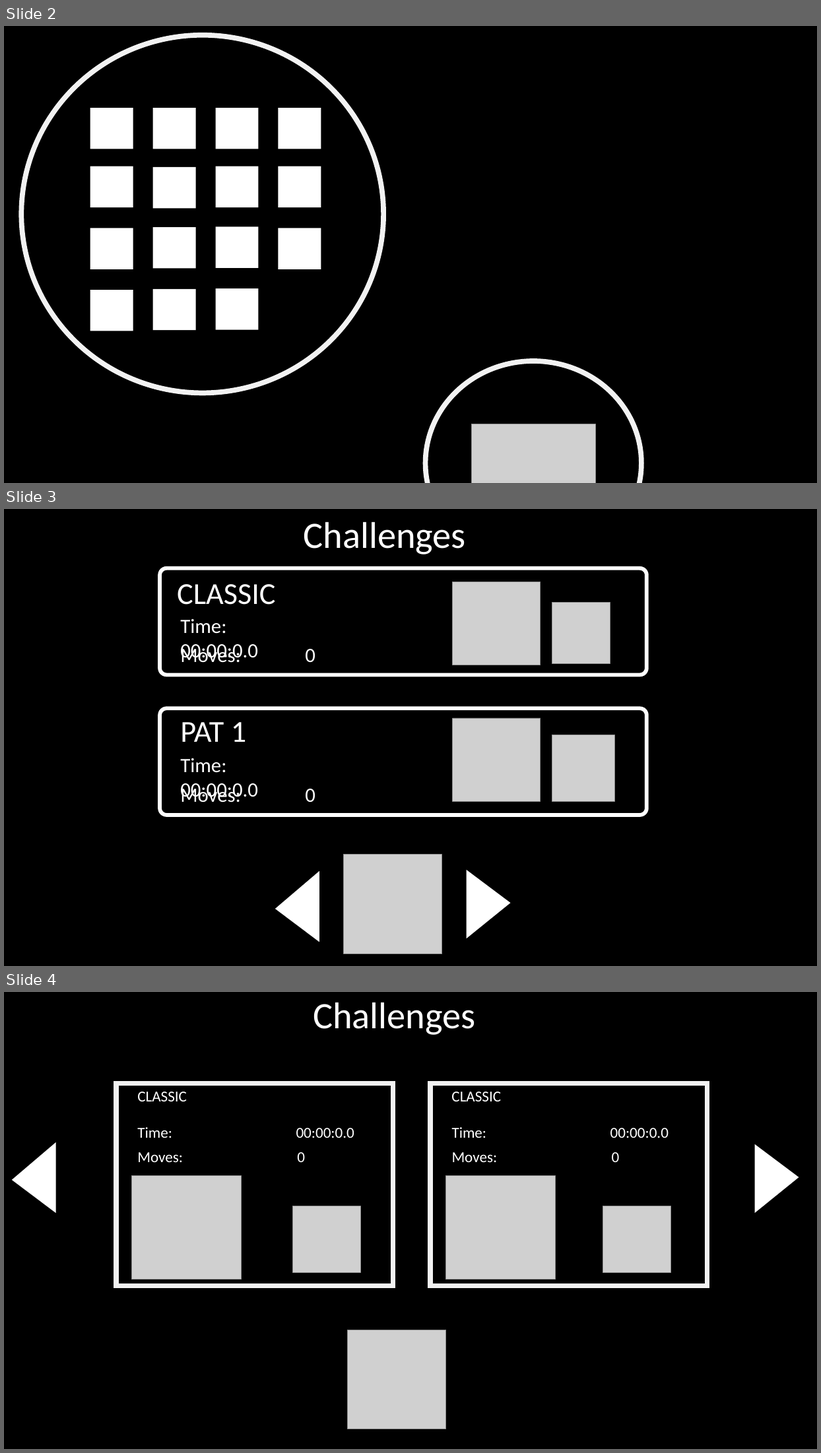
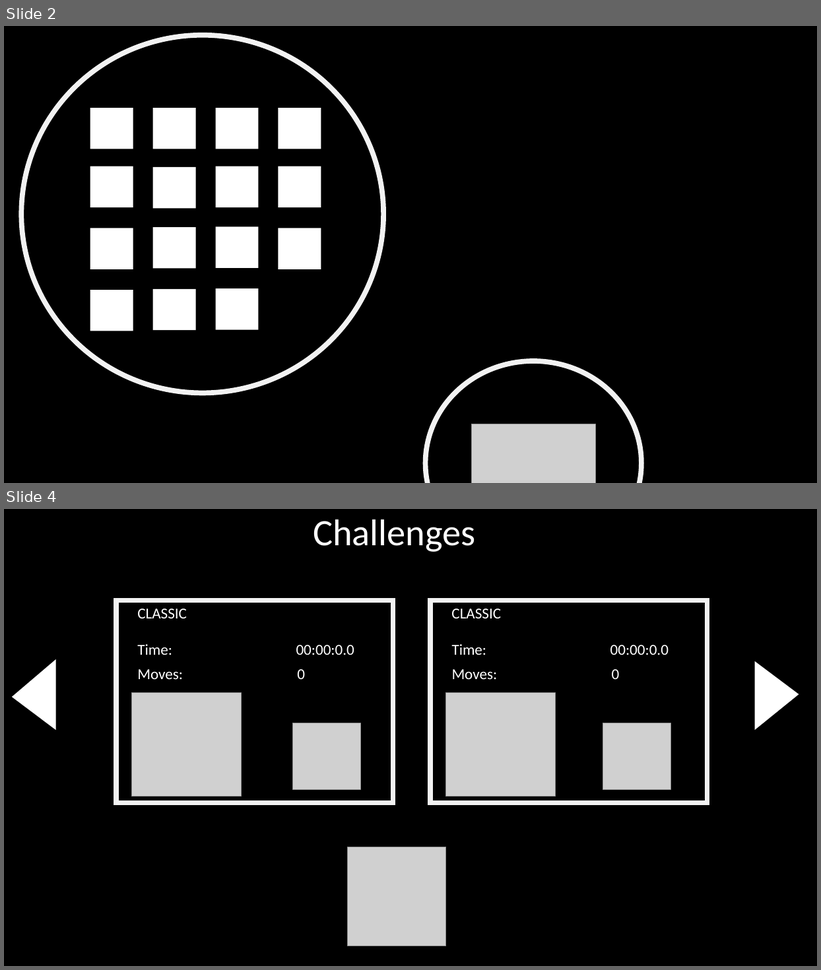
Before and after one commit to andie23/_Puzzled, a slide deck: docs/designs/menu.pptx. Shown one above the other, each under a label of ours: slides 2, 3 and 4 before the commit, slides 2 and 4 after it; the slides between them are not shown. The pictures are 821x1453 and 821x970 pixels, drawn with LibreOffice and Linux fonts; fonts in the diff are those of the drawing; grey boxes stand for pictures. Boxes give left, top, right and bottom in pixels: in the first picture for what was removed or moved away, otherwise in the second. Text is boxed around its words. In the diff, an @@ line names an element or a change of style, - is before the commit and + after.

```diff
--- a/docs/designs/menu.pptx
+++ b/docs/designs/menu.pptx
@@ slide 3 removed at (4,509,817,966), background #000000 @@
@@ text removed at (303,522,466,555) @@
-Challenges
@@ rounded rectangle removed at (160,568,647,675) @@
@@ text removed at (177,584,275,605) @@
-CLASSIC
@@ picture removed at (453,582,541,665) @@
@@ picture removed at (552,602,611,664) @@
@@ text removed at (180,619,258,663) @@
-Time: 00:00:0.0
@@ text removed at (180,646,316,663) @@
-Moves: 0
@@ rounded rectangle removed at (160,708,647,815) @@
@@ text removed at (180,722,246,742) @@
-PAT 1
@@ picture removed at (453,718,541,802) @@
@@ picture removed at (552,735,615,802) @@
@@ text removed at (180,758,258,803) @@
-Time: 00:00:0.0
@@ text removed at (180,785,316,803) @@
-Moves: 0
@@ picture removed at (344,855,443,955) @@
@@ triangle removed at (275,871,319,942) @@
@@ triangle removed at (467,870,511,939) @@
```
Also in this commit, not shown: 2 slides added, 1 other slide removed, 10 other files.
